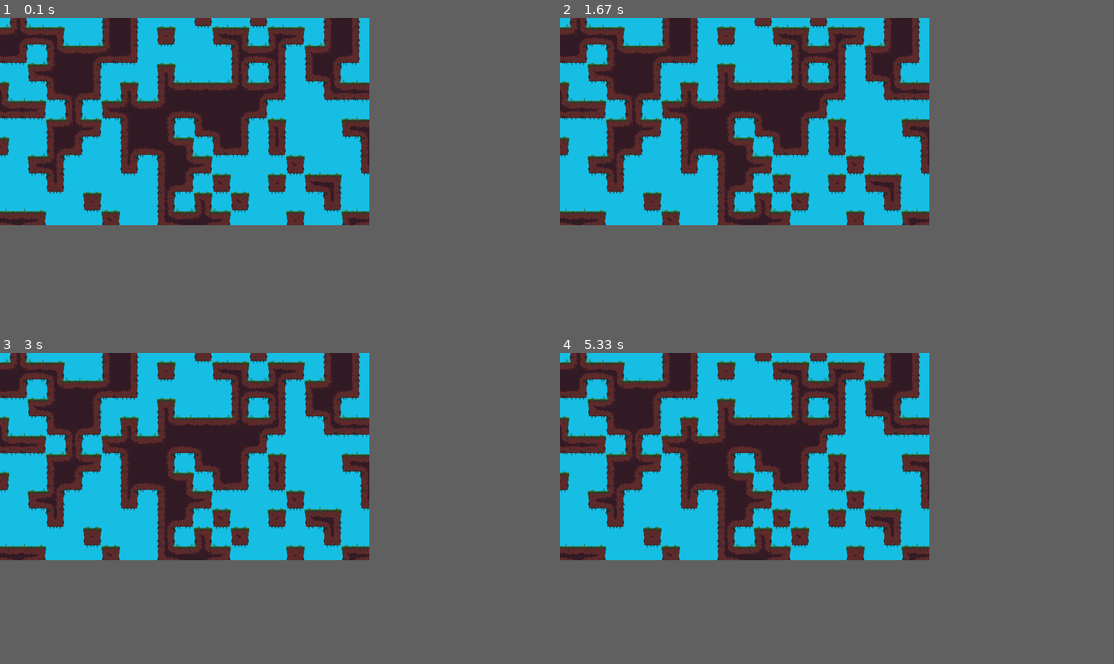
Above: before the commit, frames 1-4 (two rows, left to right).
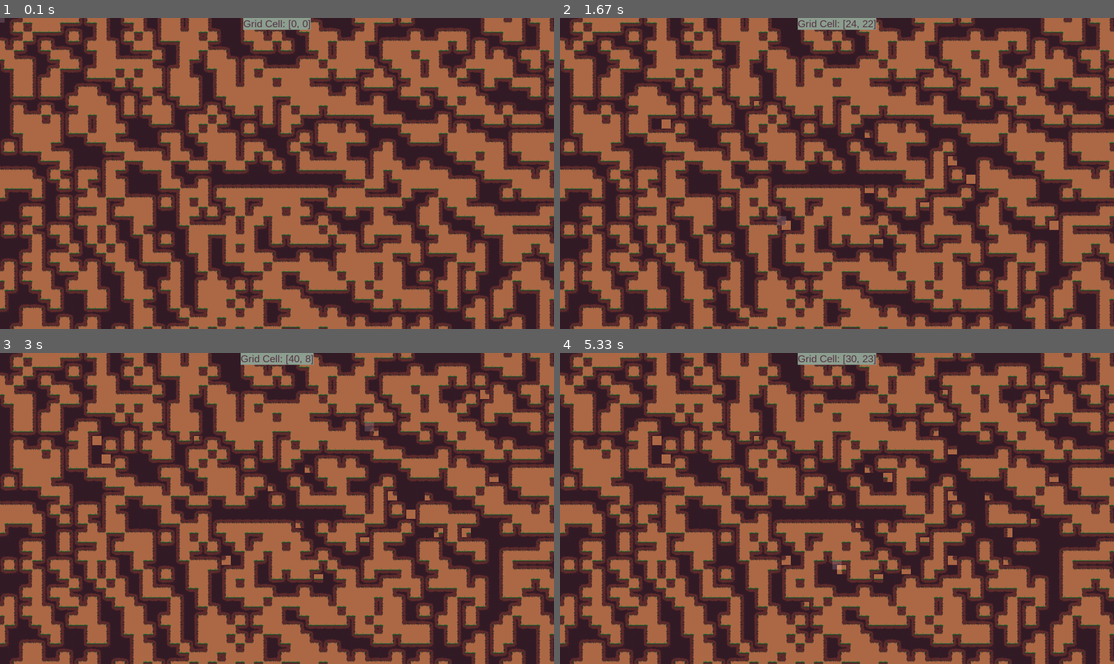
Above: after the commit, the same moments.

Repository: idk-MoraSama/WFC-pygame
Game: pygame game, started from RoomGenerator.py
Same seed, same stepped clock (60 frames per second), same inputs: the game is played once before the commit and once after it.
Inputs (mouse positions are in pixels of both pictures, inside the frame that each line leads up to):
- Up to frame 1 (0.1 s): no input
- Up to frame 2 (1.67 s): press the mouse at (1053, 226) at 0.37 s; move the mouse to (859, 176) at 0.47 s; release the mouse at (665, 126) at 0.6 s; press the mouse at (969, 179) at 0.7 s; move the mouse to (925, 207) at 0.8 s; release the mouse at (875, 238) at 0.93 s; press the mouse at (969, 161) at 1.03 s; move the mouse to (864, 136) at 1.13 s; release the mouse at (759, 108) at 1.27 s; press the mouse at (953, 161) at 1.37 s; move the mouse to (870, 192) at 1.47 s; release the mouse at (781, 223) at 1.6 s
- Up to frame 3 (3 s): press the mouse at (465, 533) at 1.7 s; move the mouse to (304, 527) at 1.8 s; release the mouse at (138, 520) at 1.93 s; press the mouse at (493, 552) at 2.03 s; move the mouse to (487, 474) at 2.13 s; release the mouse at (487, 393) at 2.27 s; press the mouse at (437, 533) at 2.37 s; move the mouse to (265, 486) at 2.47 s; release the mouse at (99, 440) at 2.6 s; press the mouse at (493, 561) at 2.7 s; move the mouse to (432, 492) at 2.8 s; release the mouse at (371, 427) at 2.93 s
- Up to frame 4 (5.33 s): press the mouse at (1008, 533) at 3.03 s; move the mouse to (903, 567) at 3.13 s; release the mouse at (803, 604) at 3.27 s; press the mouse at (981, 514) at 3.37 s; move the mouse to (814, 499) at 3.47 s; release the mouse at (654, 486) at 3.6 s; press the mouse at (1053, 552) at 3.7 s; move the mouse to (1036, 527) at 3.8 s; release the mouse at (1014, 502) at 3.93 s; press the mouse at (986, 533) at 4.03 s; move the mouse to (997, 548) at 4.13 s; release the mouse at (1003, 564) at 4.27 s; press the mouse at (1041, 552) at 4.37 s; move the mouse to (964, 514) at 4.47 s; release the mouse at (886, 480) at 4.6 s; press the mouse at (969, 496) at 4.7 s; move the mouse to (958, 446) at 4.8 s; release the mouse at (942, 396) at 4.93 s; press the mouse at (1053, 561) at 5.03 s; move the mouse to (947, 564) at 5.13 s; release the mouse at (842, 567) at 5.27 s
The window is 600x337 before the commit and 900x506 after it. Grey fills any space a smaller window leaves; there, only what the larger window draws over its background counts as a difference.

The runs differ from the first frame. In frame 1, 69% of the frame differs, in the area x 0-100%, y 0-100%; in frame 2, 70%; in frame 3, 70%; in frame 4, 71%.

Commit message:
added dynamic add and remove of tiles, added reload map and grid

Diff:
--- a/RoomGenerator.py
+++ b/RoomGenerator.py
@@ -4,19 +4,23 @@
 import yaml
 
 colors = {
-    "BG" : "#19c0e6"
+    "BG" : "#ae6a47"
 }
 
 pygame.init()
 
-main_screen = pygame.display.set_mode([1280,720])
-render_surf = pygame.Surface([640,360])
+main_screen = pygame.display.set_mode([1920,1080])
+render_surf = pygame.Surface([1920,1080])
+
+mouse_cord_font = pygame.font.SysFont("arial",35)
 
 class Tile(pygame.sprite.Sprite):
     def __init__(self,pos,image,size):
         super().__init__()
+        self.grid_cell = pos
         self.pos = [p*size for p in pos]
-        self.image = image
+        self.baseimg = image.copy()
+        self.image = self.baseimg.copy()
         self.rect = pygame.Rect((self.pos),(size,size))
         tilegroup.add(self)
 
@@ -48,7 +52,7 @@
 
     def get_lowest_entropy_cell(self):
         cells = []
-        min_entropy = 100
+        min_entropy = float("inf")
         for x,y in self.grid:
 
             if self.grid[(x,y)]["collapsed"]:
@@ -81,10 +85,11 @@
                 }
 
     def collapse_corners(self,corners):
-        min_entropy = 100
+        min_entropy = float("inf")
         candidates = []
-        while corners:
-            for corner in corners:
+        corners_copy = corners.copy()
+        while corners_copy:
+            for corner in corners_copy:
                 entropy = len(self.corners[corner])
                 if min_entropy > entropy:
                     min_entropy = entropy
@@ -93,9 +98,9 @@
                 elif min_entropy == entropy:
                     candidates.append(corner)
             removed = random.choice(candidates)
-            min_entropy = 100
+            min_entropy = float("inf")
             candidates = []
-            corners.remove(removed)
+            corners_copy.remove(removed)
             self.corners[removed] = [random.choice(self.corners[removed])]
             self.propagate_corner(removed)
 
@@ -106,13 +111,7 @@
         x,y = pos
         corner_cords = [(x,y),(x+1,y),(x,y+1),(x+1,y+1)]
 
-        for cord in corner_cords:
-            corner:list = self.corners[cord]
-            while len(corner) > 1:
-                corner.pop(random.randint(0,len(corner)-1))
-
-            self.corners[cord] = corner
-            self.propagate_corner(cord)
+        self.collapse_corners(corner_cords)
 
         corners = [self.corners[cord][0] for cord in corner_cords]
         candidates = []
@@ -127,9 +126,9 @@
 
     def propagate_corner(self,corner):
         neighbours = []
-        current_corner = self.corners[corner]
+        current_corner = self.corners[corner].copy()
         if current_corner != [None]:
-            current_corner = current_corner*5
+            current_corner = current_corner*10
 
         for y in range(corner[1]-1,corner[1]+1):
             for x in range(corner[0]-1,corner[0]+1):
@@ -139,8 +138,44 @@
                     neighbours.append((x,y))
 
         for cord in neighbours:
-            self.corners[cord].extend(current_corner)
-
+            self.corners[cord].extend(current_corner + ["G"]*cord[1]*20)
+
+    def mouse_check(self, mouse_pos):
+        tiles = tilegroup.sprites()
+        for tile in tiles:
+            if tile.rect.collidepoint(mouse_pos):
+
+
+                x,y = (i//32 for i in mouse_pos)
+                corners = [(x,y),(x+1,y),(x,y+1),(x+1,y+1)]
+                if pygame.mouse.get_pressed()[0]:
+                    for corner in corners:
+                        self.corners[corner] = ["G"]
+                elif pygame.mouse.get_pressed()[2]:
+                    for corner in corners:
+                        self.corners[corner] = [None]
+
+                for ty in range(y-1,y+2):
+                    for tx in range(x-1,x+2):
+                        if (tx,ty) == (x,y) or (tx,ty) not in self.grid:
+                            continue
+
+                        if (tx,ty) in self.grid:
+                            corners = [(tx,ty),(tx+1,ty),(tx,ty+1),(tx+1,ty+1)]
+                            cell_socket = [self.corners[corner][0] for corner in corners]
+
+                        for _id,socket in self.sockets.items():
+                            if cell_socket == socket:
+                                img = self.image_set[_id]
+                                self.grid[(tx,ty)]["tile"].baseimg = img.copy()
+                                self.grid[(tx,ty)]["tile"].image = img.copy()
+                                break
+            else:
+                if tile.image != tile.baseimg:
+                    tile.image = tile.baseimg.copy()
+
+    def update(self,mouse_pos):
+        self.mouse_check(mouse_pos)
 
 if __name__ == "__main__":
 
@@ -148,7 +183,13 @@
         pygame.quit()
         exit()
 
-    room1 = Room("grass-tiles.png","sockets.yaml",32,(20,15))
+    def draw_highlight(mouse_pos):
+        x,y = ((i//32)*32-16 for i in mouse_pos)
+        image = pygame.Surface((32,32))
+        image.fill("#222222")
+        render_surf.blit(image,(x,y),special_flags=pygame.BLEND_RGB_ADD)
+
+    room1 = Room("grass-tiles.png","sockets.yaml",32,(render_surf.width//32+1,render_surf.height//32+1))
     grid = False
     while True:
         for event in pygame.event.get():
@@ -156,18 +197,25 @@
                 Exit_Game()
             if event.type == pygame.KEYDOWN and event.key == pygame.K_r:
                 tilegroup.empty()
-                room1 = Room("grass-tiles.png","sockets.yaml",32,(20,15))
+                room1 = Room("grass-tiles.png","sockets.yaml",32,(render_surf.width//32+1,render_surf.height//32+1))
             if event.type == pygame.KEYDOWN and event.key == pygame.K_g:
                 grid = not grid
 
+        mouse_pos = pygame.mouse.get_pos()
         render_surf.fill(colors["BG"])
         tilegroup.draw(render_surf)
+        room1.update(mouse_pos)
+        draw_highlight(mouse_pos)
+        mouse_cord_text = mouse_cord_font.render(f"Grid Cell: {[x//32 for x in mouse_pos]}",True,"#543344","#8ea091")
+        mouse_cord_rect = mouse_cord_text.get_rect(midtop=(render_surf.width//2,0))
+        render_surf.blit(mouse_cord_text,mouse_cord_rect)
 
         if grid:
-            for x in range(0,render_surf.width,32):
-                pygame.draw.line(render_surf,(0,0,0),(x,0),(x,720),1)
-            for y in range(0,render_surf.height,32):
-                pygame.draw.line(render_surf,(0,0,0),(0,y),(1280,y),1)
+            for x in range(-16,render_surf.width+16,32):
+                pygame.draw.line(render_surf,(0,0,0),(x,0),(x,render_surf.height),1)
+            for y in range(-16,render_surf.height+16,32):
+                pygame.draw.line(render_surf,(0,0,0),(0,y),(render_surf.width,y),1)
 
         main_screen.blit(pygame.transform.scale_by(render_surf,main_screen.height/render_surf.height),(0,0))
+
         pygame.display.update()
--- a/sockets.yaml
+++ b/sockets.yaml
@@ -1,4 +1,4 @@
-Classes : [null,G]
+Classes : [null,null,null,G]
 0 : [null,null,G,null]
 1 : [null,G,null,G]
 2 : [G,null,G,G]
